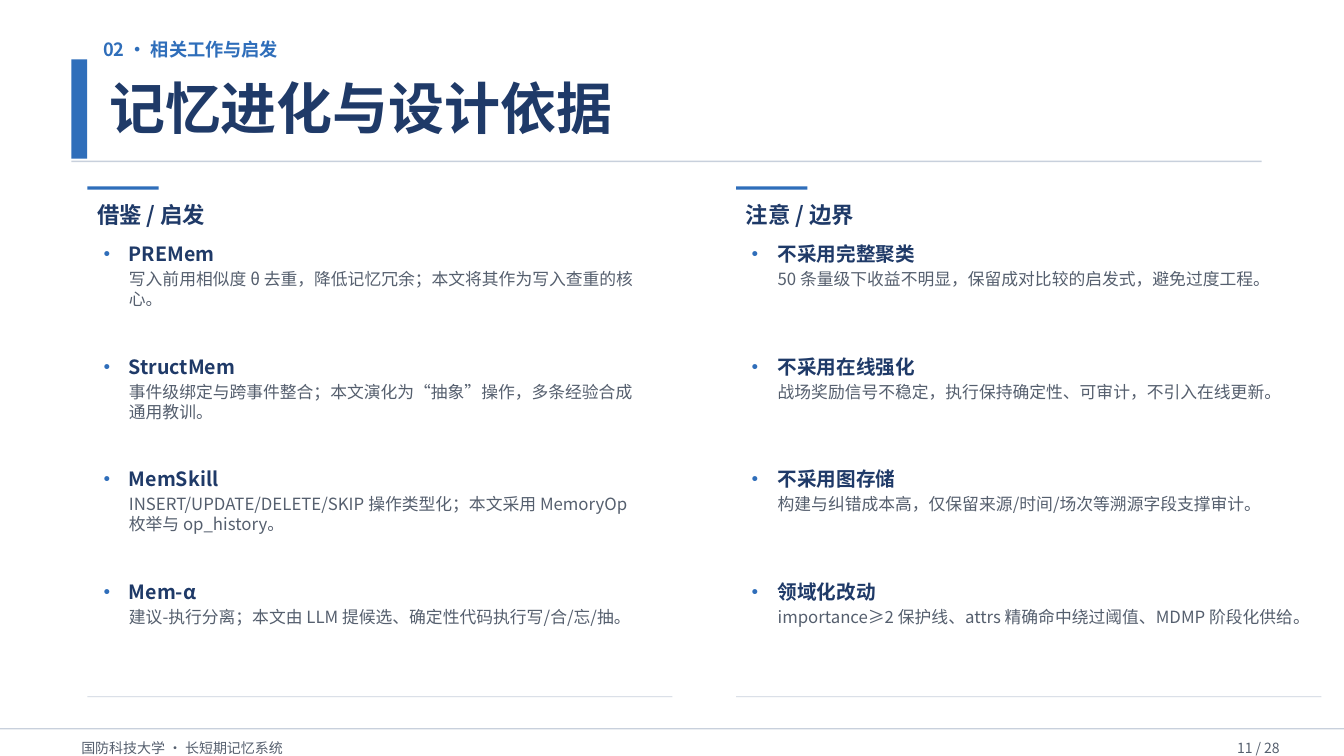
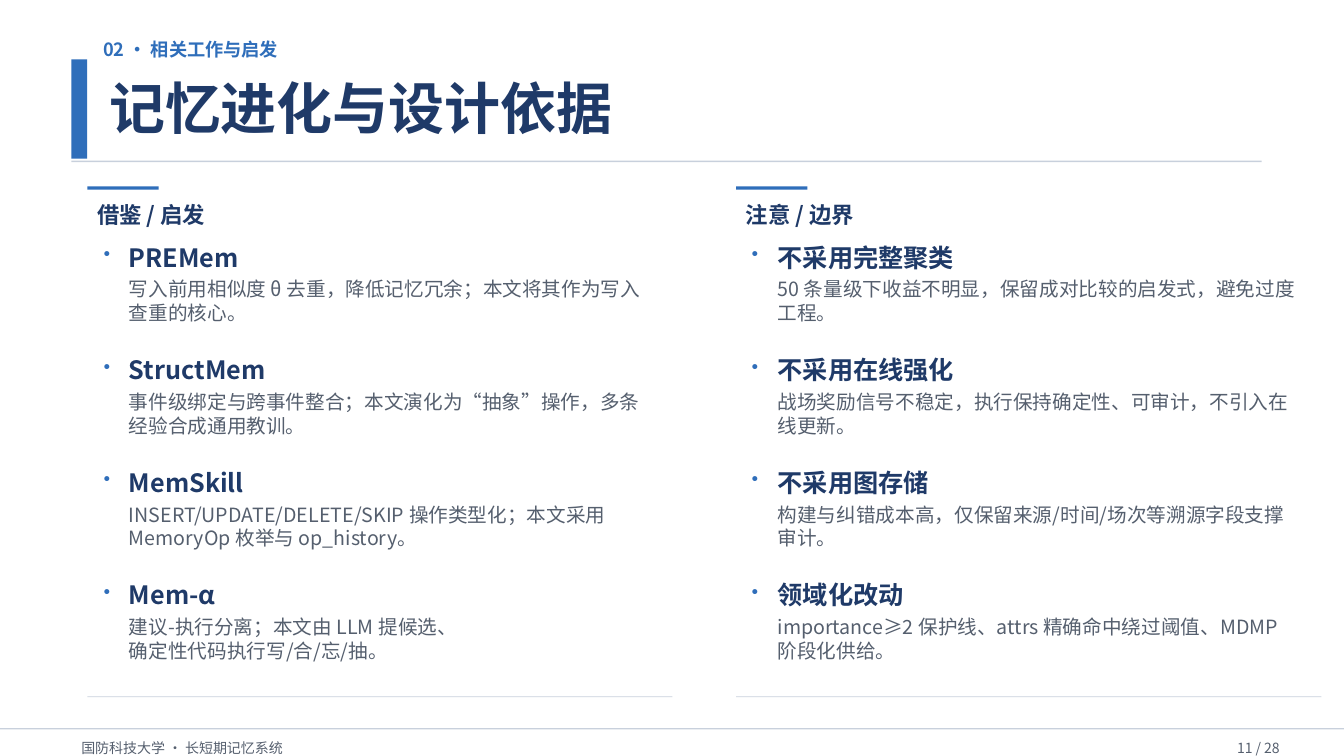
Before and after one commit to Outer-nebula-observer/yz-03, a slide deck: slide 11 of 汇报PPT/最终汇报成果.pptx. Drawn at 1344x756 pixels with LibreOffice and Linux fonts; fonts in the diff are those of the drawing. Boxes give left, top, right and bottom in pixels: in the first picture for what was removed or moved away, otherwise in the second. Text is boxed around its words. In the diff, an @@ line names an element or a change of style, - is before the commit and + after.

```diff
--- a/汇报PPT/最终汇报成果.pptx
+++ b/汇报PPT/最终汇报成果.pptx
@@ text "写入前用相似度 θ 去重，降低记忆冗余；本文将其作为写入查重的核心。": place and size @@
-text "写入前用相似度 θ 去重，降低记忆冗余；本文将其作为写入查重的核心。" at bbox=[129, 271, 633, 306]
+text "写入前用相似度 θ 去重，降低记忆冗余；本文将其作为写入查重的核心。" at bbox=[129, 279, 640, 322]
@@ text "50 条量级下收益不明显，保留成对比较的启发式，避免过度工程。": place and size @@
-text "50 条量级下收益不明显，保留成对比较的启发式，避免过度工程。" at bbox=[778, 271, 1270, 287]
+text "50 条量级下收益不明显，保留成对比较的启发式，避免过度工程。" at bbox=[778, 279, 1295, 322]
@@ text "事件级绑定与跨事件整合；本文演化为“抽象”操作，多条经验合成通用教训。": place and size @@
-text "事件级绑定与跨事件整合；本文演化为“抽象”操作，多条经验合成通用教训。" at bbox=[129, 384, 632, 420]
+text "事件级绑定与跨事件整合；本文演化为“抽象”操作，多条经验合成通用教训。" at bbox=[129, 392, 639, 435]
@@ size 12 to 14 pt in 8 elements at bbox=[129, 505, 605, 550], bbox=[778, 505, 1285, 547], bbox=[129, 617, 456, 662], bbox=[778, 617, 1278, 660], bbox=[129, 279, 640, 322], bbox=[129, 392, 639, 435], bbox=[778, 279, 1295, 322], bbox=[778, 392, 1288, 435] @@
@@ text "战场奖励信号不稳定，执行保持确定性、可审计，不引入在线更新。": place and size @@
-text "战场奖励信号不稳定，执行保持确定性、可审计，不引入在线更新。" at bbox=[778, 384, 1281, 400]
+text "战场奖励信号不稳定，执行保持确定性、可审计，不引入在线更新。" at bbox=[778, 392, 1288, 435]
@@ text "INSERT/UPDATE/DELETE/SKIP 操作类型化；本文采用 MemoryOp 枚举与 op_history ...": place and size @@
-text "INSERT/UPDATE/DELETE/SKIP 操作类型化；本文采用 MemoryOp 枚举与 op_history ..." at bbox=[129, 496, 627, 534]
+text "INSERT/UPDATE/DELETE/SKIP 操作类型化；本文采用 MemoryOp 枚举与 op_history ..." at bbox=[129, 505, 605, 550]
@@ text "构建与纠错成本高，仅保留来源/时间/场次等溯源字段支撑审计。": place and size @@
-text "构建与纠错成本高，仅保留来源/时间/场次等溯源字段支撑审计。" at bbox=[778, 496, 1261, 513]
+text "构建与纠错成本高，仅保留来源/时间/场次等溯源字段支撑审计。" at bbox=[778, 505, 1285, 547]
@@ size 14 to 18 pt in 8 elements at bbox=[129, 471, 244, 493], bbox=[778, 470, 929, 495], bbox=[129, 248, 239, 268], bbox=[129, 360, 266, 380], bbox=[129, 585, 215, 605], bbox=[778, 245, 954, 270], bbox=[778, 357, 954, 382], bbox=[778, 582, 904, 607] @@
@@ text "建议-执行分离；本文由 LLM 提候选、确定性代码执行写/合/忘/抽。": place and size @@
-text "建议-执行分离；本文由 LLM 提候选、确定性代码执行写/合/忘/抽。" at bbox=[129, 609, 630, 626]
+text "建议-执行分离；本文由 LLM 提候选、确定性代码执行写/合/忘/抽。" at bbox=[129, 617, 456, 662]
@@ text "importance≥2 保护线、attrs 精确命中绕过阈值、MDMP 阶段化供给。": place and size @@
-text "importance≥2 保护线、attrs 精确命中绕过阈值、MDMP 阶段化供给。" at bbox=[778, 609, 1310, 627]
+text "importance≥2 保护线、attrs 精确命中绕过阈值、MDMP 阶段化供给。" at bbox=[778, 617, 1278, 660]
```
Also in this commit, not shown: 7 other slides changed.
